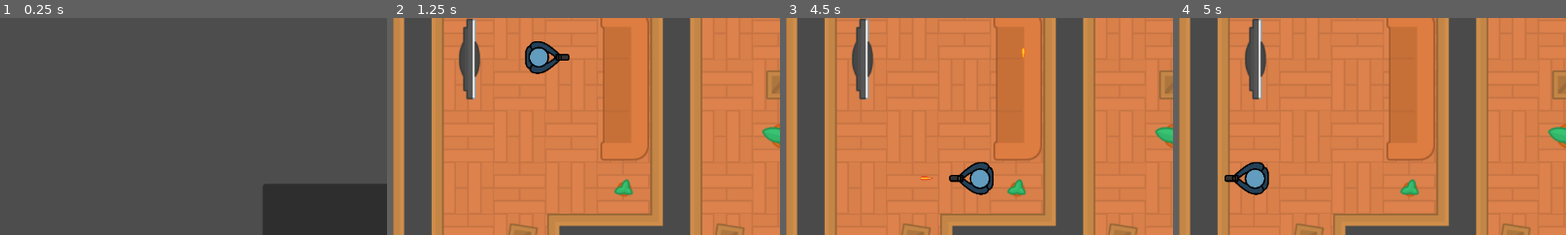
Above: before the commit, frames 1-4 (left to right).
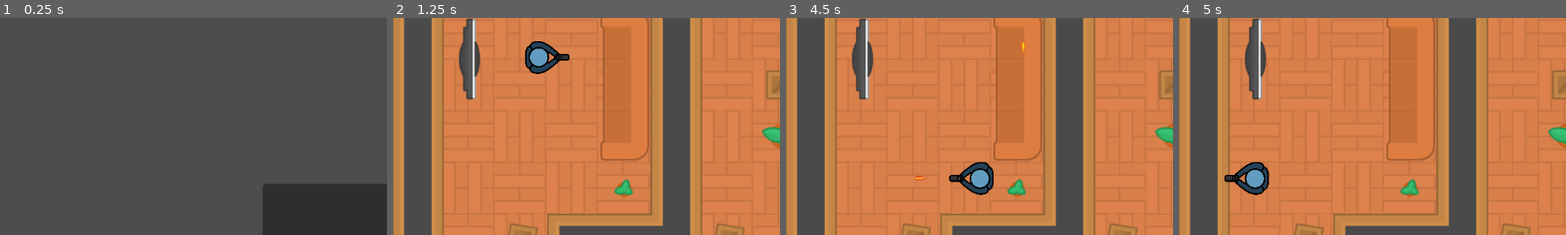
Above: after the commit, the same moments.

Repository: Atajin/couch-commandos
Game: Godot game, scene res://menus/main_menu.tscn
Two runs of this game, one before a commit and one after it. Both use one fixed random seed, a clock stepped at 60 frames per second and the inputs below.
Inputs:
- Up to frame 1 (0.25 s): no input
- Up to frame 2 (1.25 s): click "Start" at 0.5 s
- Up to frame 3 (4.5 s): tap Enter at 1.25, 3.5 s; hold D (move_right_p1) 1.28-2.03 s; tap Space (shoot_p1) at 1.35, 2, 2.3, 2.85, 3.8, 4.25, 4.35 s; tap Keypad Enter (shoot_p2) at 1.55, 2.1, 3.05, 3.6 s; hold S (move_down_p1) 2.03-2.78 s; hold D (move_right_p1) 2.78-3.53 s; hold W (move_up_p1) 3.53-4.28 s; hold A (move_left_p1) from 4.28 s (still down)
- Up to frame 4 (5 s): keep holding A (move_left_p1); tap Keypad Enter (shoot_p2) at 4.55 s
The pictures show only the part of the screen within x 0-50%, y 14-64%; the shares and areas given below are measured in that part.

Frames 1-2 are identical in both runs. In frame 3, 0.1% of the frame differs, in the area x 33-62%, y 11-75%; in frame 4, nothing differs.

Commit message:
fix bullets thru wall bug

Diff:
--- a/scenes/bullet.tscn
+++ b/scenes/bullet.tscn
@@ -28,7 +28,7 @@
 
 [sub_resource type="CapsuleShape2D" id="CapsuleShape2D_23otc"]
 radius = 2.0
-height = 15.0
+height = 12.0
 
 [node name="Bullet" type="Area2D"]
 collision_layer = 32
@@ -39,6 +39,7 @@
 sprite_frames = SubResource("SpriteFrames_iq57t")
 
 [node name="CollisionShape2D" type="CollisionShape2D" parent="."]
+position = Vector2(1, 0)
 rotation = -1.5708
 shape = SubResource("CapsuleShape2D_23otc")
 
--- a/scenes/player.tscn
+++ b/scenes/player.tscn
@@ -36,4 +36,4 @@
 sprite_frames = SubResource("SpriteFrames_11t40")
 
 [node name="BarrelTip" type="Marker2D" parent="Pivot"]
-position = Vector2(25, 0)
+position = Vector2(32, 0)
--- a/scripts/bullet.gd
+++ b/scripts/bullet.gd
@@ -3,9 +3,11 @@
 const SPEED = 600.0
 const BULLET_DAMAGE = 25
 
+var shotByPlayerOne: bool
+
 # Called when the node enters the scene tree for the first time.
 func _ready() -> void:
-	pass # Replace with function body.
+	set_deferred("monitoring", false)
 
 
 # Called every frame. 'delta' is the elapsed time since the previous frame.
@@ -16,13 +18,18 @@
 func _on_body_entered(body: Node2D) -> void:
 	if body is Player:
 		var player = body as Player
-		player.gotHit(BULLET_DAMAGE)
+		if player.is_player_1 != shotByPlayerOne:
+			player.gotHit(BULLET_DAMAGE)
+	else:
+		print(body)
 	hide()
+	set_deferred("monitoring", false)
 	set_physics_process(false)
 	$AnimatedSprite2D.stop()
 
 
 func reset() -> void:
 	show()
+	set_deferred("monitoring", true)
 	set_physics_process(true)
 	$AnimatedSprite2D.play()
--- a/scripts/player.gd
+++ b/scripts/player.gd
@@ -69,6 +69,7 @@
 	var bullet = bullet_pool.get_bullet()
 	if bullet:
 		bullet.reset()
+		bullet.shotByPlayerOne = is_player_1 if true else false
 		bullet.global_position = barrel_tip.global_position
 		bullet.rotation = barrel_tip.global_rotation
 
